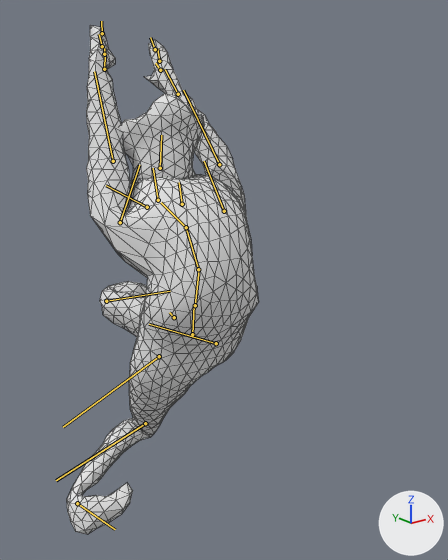
An edit to the glTF model _data/3d_data/pedestrian_animations/out2/3d-output-v2_00001__with_skel_stage_3.glb, drawn before and after from the same camera.
Camera for both pictures: a 50 mm camera at (-1.236, -1.766, 1.421) aimed at (0.07, -0.133, 0.768). The lights are fixed; the arrows at lower right show +X, +Y and +Z. The older version comes first. Both versions are drawn at frame 29 of the action 'Fixing_Kneeling'; the numbers are the values there. The bones that change, and the others that lie on the model, are drawn over the model as lines. Mesh edges are drawn as thin lines.

Names of what the first picture shows: 'geometry_0'.
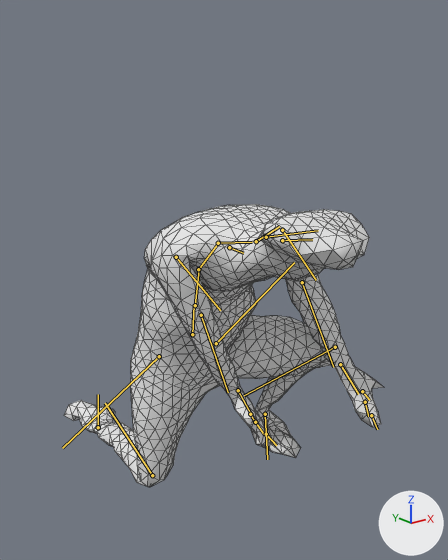
Pixel boxes (x1, y1, x2, y2) of what changed, in the pictures (448 x 560 px):
'geometry_0', posed (66% wider, 44% shorter): before (67, 26, 259, 534); after (64, 204, 383, 487)
bone 'bone_2', root to tip: before (198, 269) to (186, 227); after (198, 269) to (218, 243)
bone 'bone_3', root to tip: before (186, 227) to (161, 202); after (218, 243) to (252, 242)
bone 'bone_4', root to tip: before (158, 200) to (153, 168); after (256, 241) to (279, 226)
bone 'bone_7', root to tip: before (224, 211) to (204, 161); after (282, 230) to (316, 280)
bone 'bone_8', root to tip: before (219, 164) to (183, 90); after (302, 282) to (333, 367)
bone 'bone_9', root to tip: before (178, 94) to (165, 69); after (340, 364) to (358, 394)
bone 'bone_14', root to tip: before (120, 222) to (139, 165); after (176, 257) to (220, 310)
bone 'bone_16', root to tip: before (104, 69) to (105, 54); after (238, 390) to (251, 414)
bone 'bone_20', root to tip: before (216, 343) to (149, 324); after (216, 343) to (294, 262)
bone 'bone_21', root to tip: before (106, 301) to (170, 291); after (335, 347) to (244, 395)
bone 'bone_22', root to tip: before (174, 317) to (169, 312); after (265, 414) to (267, 459)
bone 'bone_24', root to tip: before (159, 356) to (63, 427); after (159, 356) to (62, 448)
bone 'bone_25', root to tip: before (145, 423) to (56, 480); after (152, 475) to (105, 403)
bone 'bone_26', root to tip: before (77, 503) to (115, 529); after (98, 427) to (98, 394)

The change in detail:
Bone 'bone_2' (bone_bone_2) turns from (36, 2, -1) to (-36, 3, 1) degrees about its own x, y and z.
Bone 'bone_3' (bone_bone_3) turns from (36, 6, 0) to (-36, 6, -1) degrees about its own x, y and z.
Bone 'bone_4' (bone_bone_4) turns from (-36, -4, 1) to (36, -3, -3) degrees about its own x, y and z.
Bone 'bone_7' (bone_bone_7) turns from (75, 15, 10) to (39, -9, -69) degrees about its own x, y and z.
Bone 'bone_8' (bone_bone_8) turns from (52, -50, -17) to (56, -43, -36) degrees about its own x, y and z.
Bone 'bone_9' (bone_bone_9) turns from (-8, 2, 8) to (1, 0, 12) degrees about its own x, y and z.
Bone 'bone_14' (bone_bone_14) turns from (111, -20, -27) to (50, 1, 101) degrees about its own x, y and z.
Bone 'bone_16' (bone_bone_16) turns from (-10, 21, -36) to (15, 30, -21) degrees about its own x, y and z.
Bone 'bone_20' (bone_bone_20) turns from (-103, 51, -26) to (101, -22, -55) degrees about its own x, y and z.
Bone 'bone_21' (bone_bone_21) turns from (-38, -48, 142) to (-130, -25, -4) degrees about its own x, y and z.
Bone 'bone_22' (bone_bone_22) turns from (-34, 0, -46) to (28, 51, 2) degrees about its own x, y and z.
Bone 'bone_24' (bone_bone_24) turns from (-10, -14, -8) to (12, 13, 10) degrees about its own x, y and z.
Bone 'bone_25' (bone_bone_25) turns from (23, 21, -85) to (-90, -13, -14) degrees about its own x, y and z.
Bone 'bone_26' (bone_bone_26) turns from (63, -7, -33) to (-66, 26, -11) degrees about its own x, y and z.
